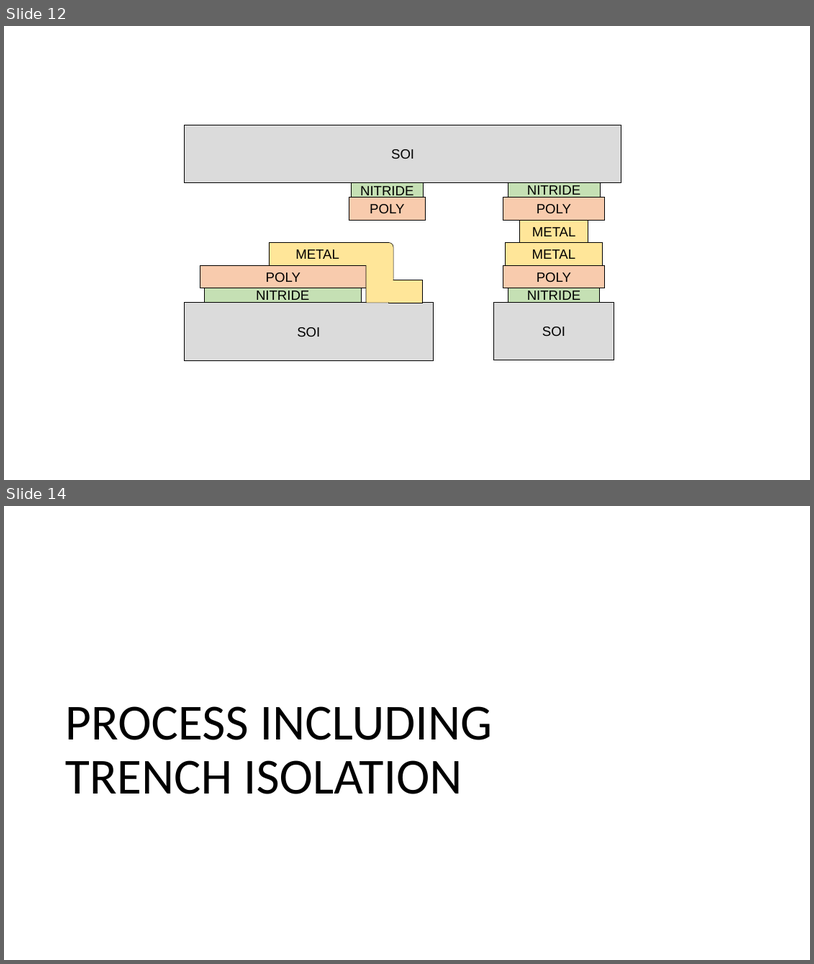
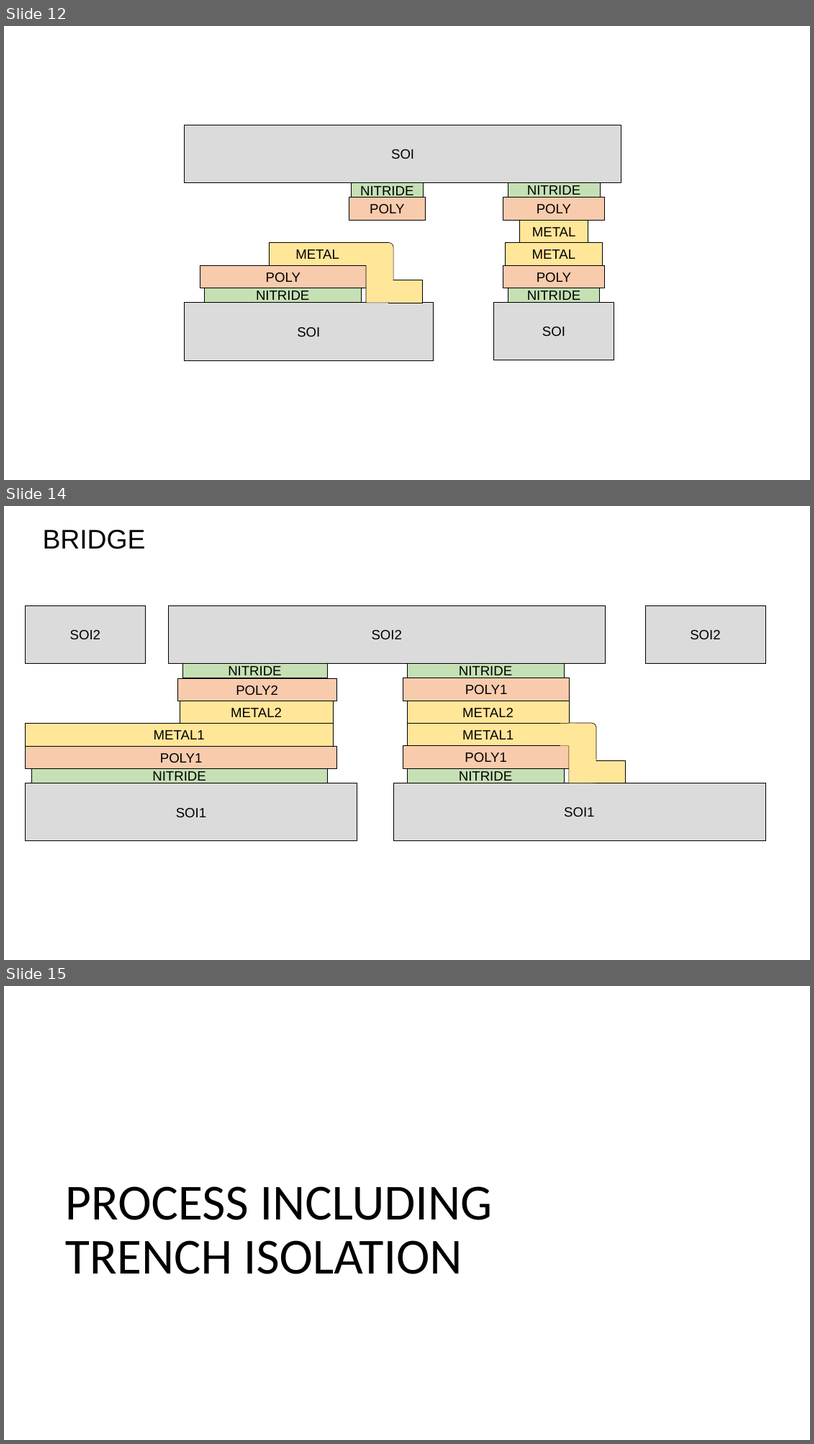
Before and after one commit to PisterLab/aureo-pdk, a slide deck: docs/Aureo_Figures.pptx. Shown one above the other, each under a label of ours: slides 12 and 14 before the commit, slides 12, 14 and 15 after it; the slides between them are not shown. The pictures are 814x964 and 814x1444 pixels, drawn with LibreOffice and Linux fonts; fonts in the diff are those of the drawing. Boxes give left, top, right and bottom in pixels: in the first picture for what was removed or moved away, otherwise in the second. Text is boxed around its words. In the diff, an @@ line names an element or a change of style, - is before the commit and + after.

```diff
--- a/docs/Aureo_Figures.pptx
+++ b/docs/Aureo_Figures.pptx
@@ slide 14 added at [4, 506, 810, 960], background #FFFFFF @@
@@ text added at [43, 530, 146, 549], 32 pt, text #000000 @@
+BRIDGE
@@ rectangle added at [25, 605, 146, 663], fill #DBDBDB, outline #000000 0.5 pt, 16 pt, text #000000 @@
+SOI2
@@ rectangle added at [169, 605, 606, 663], fill #DBDBDB, outline #000000 0.5 pt, 16 pt, text #000000 @@
+SOI2
@@ rectangle added at [646, 605, 766, 663], fill #DBDBDB, outline #000000 0.5 pt, 16 pt, text #000000 @@
+SOI2
@@ rectangle added at [178, 678, 337, 700], fill #F8CBAD, outline #000000 0.5 pt, 16 pt, text #000000 @@
+POLY2
@@ rectangle added at [183, 663, 327, 678], fill #C5E0B4, outline #000000 0.5 pt, 16 pt, text #000000 @@
+NITRIDE
@@ rectangle added at [404, 678, 570, 700], fill #F8CBAD, outline #000000 0.5 pt, 16 pt, text #000000 @@
+POLY1
@@ rectangle added at [407, 663, 564, 678], fill #C5E0B4, outline #000000 0.5 pt, 16 pt, text #000000 @@
+NITRIDE
@@ rectangle added at [180, 700, 333, 723], fill #FFE699, outline #000000 0.5 pt, 16 pt, text #000000 @@
+METAL2
@@ rectangle added at [407, 701, 570, 723], fill #FFE699, outline #000000 0.5 pt, 16 pt, text #000000 @@
+METAL2
@@ rectangle added at [25, 723, 334, 746], fill #FFE699, outline #000000 0.5 pt, 16 pt, text #000000 @@
+METAL1
@@ rectangle added at [407, 723, 570, 745], fill #FFE699, outline #000000 0.5 pt, 16 pt, text #000000 @@
+METAL1
@@ rectangle added at [561, 723, 577, 746], fill #FFE699 @@
@@ round rect added at [569, 723, 597, 782], fill #FFE699, outline #000000 0.5 pt @@
@@ rectangle added at [25, 746, 337, 768], fill #F8CBAD, outline #000000 0.5 pt, 16 pt, text #000000 @@
+POLY1
@@ rectangle added at [404, 746, 570, 768], fill #F8CBAD, outline #000000 0.5 pt, 16 pt, text #000000 @@
+POLY1
@@ rectangle added at [570, 759, 597, 783], fill #FFE699 @@
@@ rectangle added at [592, 760, 626, 782], fill #FFE699, outline #000000 0.5 pt @@
@@ rectangle added at [25, 783, 358, 841], fill #DBDBDB, outline #000000 0.5 pt, 16 pt, text #000000 @@
+SOI1
@@ rectangle added at [32, 769, 328, 783], fill #C5E0B4, outline #000000 0.5 pt, 16 pt, text #000000 @@
+NITRIDE
@@ rectangle added at [394, 783, 766, 841], fill #DBDBDB, outline #000000 0.5 pt, 16 pt, text #000000 @@
+SOI1
@@ rectangle added at [407, 768, 564, 782], fill #C5E0B4, outline #000000 0.5 pt, 16 pt, text #000000 @@
+NITRIDE
@@ what was slide 14 is now slide 15 @@
```
Also in this commit, not shown: 1 slide changed.
